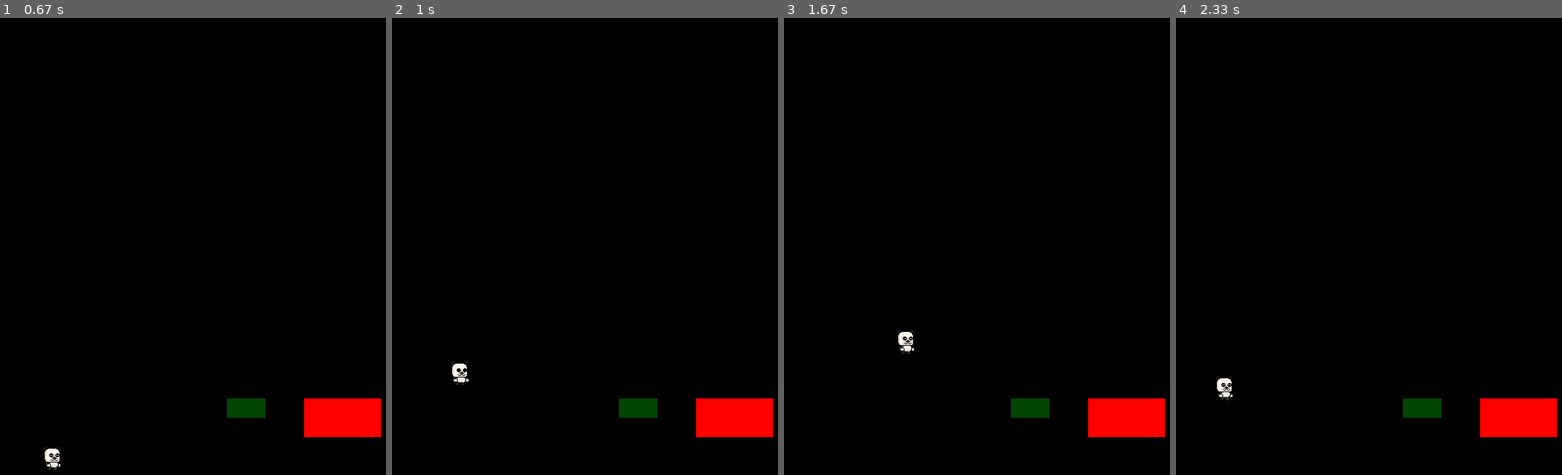
Above: before the commit, frames 1-4 (left to right).
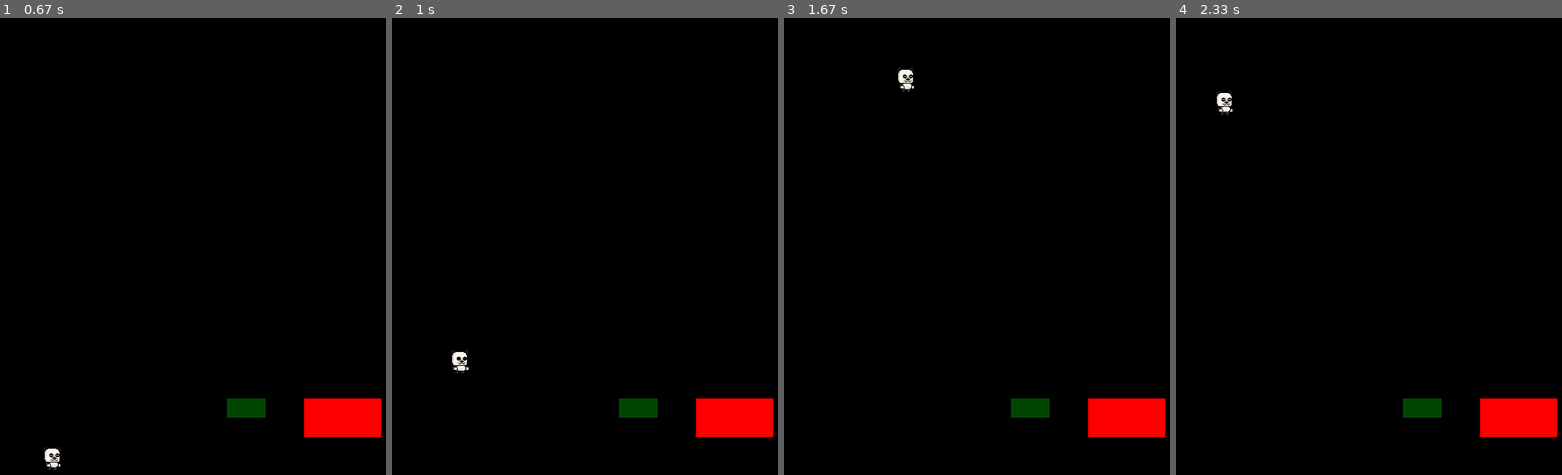
Above: after the commit, the same moments.

Repository: eliorians/PyGame-Platformer
Game: pygame game, started from main.py
Two runs of this game, one before a commit and one after it. Both use one fixed random seed, a clock stepped at 60 frames per second and the inputs below.
Inputs:
- Up to frame 1 (0.67 s): hold D from 0.33 s (still down)
- Up to frame 2 (1 s): release D at 0.8 s; hold W from 0.83 s (still down)
- Up to frame 3 (1.67 s): release W at 1.13 s; hold D 1.17-1.63 s
- Up to frame 4 (2.33 s): hold A 1.67-2.2 s; hold A from 2.23 s (still down)

Frame 1 is identical in both runs. In frame 2, 0.2% of the frame differs, in the area x 15-20%, y 73-81%; in frame 3, 0.3%, in the area x 29-34%, y 11-74%; in frame 4, 0.3%.

Commit message:
switching to velocity for movement

Diff:
--- a/main.py
+++ b/main.py
@@ -43,45 +43,43 @@
 
     #Main Game Loop
     running = True
-    player_is_moving = False
 
     while running:
 
-        #Exit Game (close window or esc key)
+        #Game Controls
         for event in pygame.event.get():
             if event.type == pygame.QUIT:
                 running = False
             elif event.type == pygame.KEYDOWN:
+                #Exit Game w/ Escape
                 if event.key == pygame.K_ESCAPE:
                     running = False
+                #Move Left
+                elif event.key == pygame.K_a:
+                    player.move_left()
+                #Move Right
+                elif event.key == pygame.K_d:
+                    player.move_right()
+                #Jump
+                elif event.key == pygame.K_w:
+                    player.jump()
+            elif event.type == pygame.KEYUP:
+                #stop moving when the A or D key is released
+                if event.key == pygame.K_a or event.key == pygame.K_d:
+                    player.stop_moving()
+                #stop jumping when the W key is released
+                if event.key == pygame.K_w:
+                    player.is_jumping = False
 
-        #Detect keys
-        keys = pygame.key.get_pressed()
-
-        current_time = pygame.time.get_ticks()
-        #Player Controls
-        if keys[pygame.K_a]:
-            player.move_left()
-            player_is_moving = True
-        if keys[pygame.K_d]:
-            player.move_right(SCREEN_WIDTH, SCREEN_HEIGHT)
-            player_is_moving = True
-        if keys[pygame.K_w]:
-            player.jump()
-
-        #Passive Player things
-        #player.update(SCREEN_HEIGHT)
-        player.apply_gravity(GRAVITY)
-        player.update_animation(clock.tick(FPS) / 1000.0)
-
-        #Player/Object collisions
-        #screen
-        player.screenCollisions(SCREEN_WIDTH, SCREEN_HEIGHT)
+        #Player/Object Collisions
         #surfaces
         player.surfaceCollisions(surface)
         #lava
         if player.lavaCollisions(lava):
             game_lost()
+
+        #Update Player
+        player.update(GRAVITY, clock.tick(FPS) / 1000.0, SCREEN_WIDTH, SCREEN_HEIGHT)
 
         #Background Stuff
         #background.draw(screen)
@@ -89,8 +87,8 @@
         screen.fill(black)
 
         #Screen Updates (order determines layer)
+        lava.draw(screen)
         surface.draw(screen)
-        lava.draw(screen)
         player.draw(screen)
         pygame.display.update()
         clock.tick(FPS)
--- a/player.py
+++ b/player.py
@@ -19,14 +19,74 @@
             self.current_frame = 0
             self.animation_speed = .2
             self.animation_timer = 0
-            #starting position
+            #position
             self.x = 0
             self.y = screen_height - self.frame_height
-            #Jumping Mecs
-            self.jump_cooldown = 3000
-            self.last_jump_time = 0
+            #velocity
+            self.velocity_x = 0
+            self.velocity_y = 0
             self.is_jumping = False
-            self.jump_duration = 1000
+
+    def update(self, gravity, dt, screen_width, screen_height):
+        self.update_animation(dt)
+        self.apply_gravity(gravity)
+        self.x += self.velocity_x
+        self.y += self.velocity_y
+        self.screenCollisions(screen_width, screen_height)
+
+    def move_left(self):
+        #   if (self.x > 0):
+        #     self.x -= player_speed
+        self.velocity_x = -player_speed
+
+    def move_right(self):
+        self.velocity_x = player_speed
+
+    def jump(self):
+        if not self.is_jumping:
+            self.is_jumping = True
+            self.velocity_y = -player_jump
+
+    def apply_gravity(self, gravity):
+        # apply gravity if not jumping
+        if not self.is_jumping:
+            self.velocity_y += 1
+
+    def stop_moving(self):
+        self.velocity_x = 0
+
+    def screenCollisions(self, screen_width, screen_height):
+        #left edge
+        if self.x < 0:
+            self.x = 0
+            self.velocity_x = 0
+        #right edge
+        if self.x + self.frame_width > screen_width:
+            self.x = screen_width - self.frame_width
+            self.velocity_x = 0
+        #top edge
+        if self.y < 0:
+            self.y = 0
+            self.velocity_y = 0
+
+        #bottom edge
+        if self.y > screen_height - self.frame_height:
+            self.y = screen_height - self.frame_height
+            self.is_jumping = False
+            self.velocity_y = 0
+
+    def lavaCollisions(self, lava):
+        player_rect = pygame.Rect(self.x, self.y, self.frame_width, self.frame_height)
+        if player_rect.colliderect(lava.rect):
+            return True
+        return False
+
+    #todo fix this
+    def surfaceCollisions(self, surface):
+        player_rect = pygame.Rect(self.x, self.y, self.frame_width, self.frame_height)
+        if player_rect.colliderect(surface.rect):
+            return True
+        return False
 
     def draw(self, screen):
         frame_rect = pygame.Rect(self.current_frame * self.frame_width, 0, self.frame_width, self.frame_height)
@@ -38,72 +98,3 @@
         if self.animation_timer >= self.animation_speed:
             self.current_frame = (self.current_frame + 1) % self.num_frames
             self.animation_timer = 0
-
-    def move_left(self):
-          if (self.x > 0):
-            self.x -= player_speed
-
-    def move_right(self, screen_width, screen_height):
-         if(self.x < screen_width - self.frame_width):
-              self.x += player_speed
-
-    #TODO: make player only able to jump x times
-    def jump(self):
-        self.y -= player_jump
-        # current_time = pygame.time.get_ticks()
-        # if current_time - self.last_jump_time >= self.jump_cooldown and not self.is_jumping:
-        #     self.is_jumping = True
-        #     self.jump_duration = 0
-        #     self.last_jump_time = current_time
-
-    def apply_jump(self):
-        if self.is_jumping:
-            jump_displacement = int(0.5 * (self.jump_duration ** 2))
-            self.y -= jump_displacement
-            self.jump_duration += 1
-
-            if jump_displacement >= player_jump:
-                self.is_jumping = False
-
-    def update(self, screen_height):
-        self.apply_jump()
-        self.apply_gravity(screen_height)
-
-    def apply_gravity(self, gravity):
-         self.y += gravity
-
-    def screenCollisions(self, screen_width, screen_height):
-        #left edge
-        if self.x < 0:
-            self.x = 0
-        #right edge
-        if self.x + self.frame_width > screen_width:
-            self.x = screen_width - self.frame_width
-        #bottom edge
-        if self.y < 0:
-            self.y = 0
-        #top edge
-        if self.y > screen_height - self.frame_height:
-            self.y = screen_height - self.frame_height
-
-    def lavaCollisions(self, lava):
-        player_rect = pygame.Rect(self.x, self.y, self.frame_width, self.frame_height)
-        if player_rect.colliderect(lava.rect):
-            return True
-        return False
-
-    def surfaceCollisions(self, surface):
-        player_rect = pygame.Rect(self.x, self.y, self.frame_width, self.frame_height)
-        if player_rect.colliderect(surface.rect):
-            # players right side
-            if self.x + self.frame_width > surface.rect.left and self.x < surface.rect.left:
-                self.x = surface.rect.left - self.frame_width
-            # players left side
-            elif self.x < surface.rect.right and self.x + self.frame_width > surface.rect.right:
-                self.x = surface.rect.right
-            # players bottom
-            elif self.y + self.frame_height > surface.rect.top and self.y < surface.rect.top:
-                self.y = surface.rect.top - self.frame_height
-            # players top
-            elif self.y < surface.rect.bottom and self.y + self.frame_height > surface.rect.bottom:
-                self.y = surface.rect.bottom
